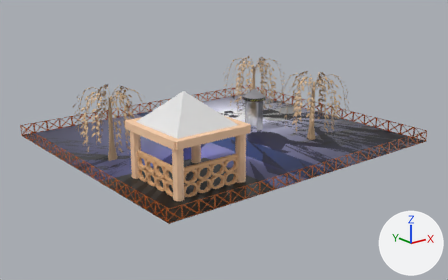
Renders of the glTF model examples/audio/game_3d_sound/data/levels/base_level.gltf from each side of a commit.
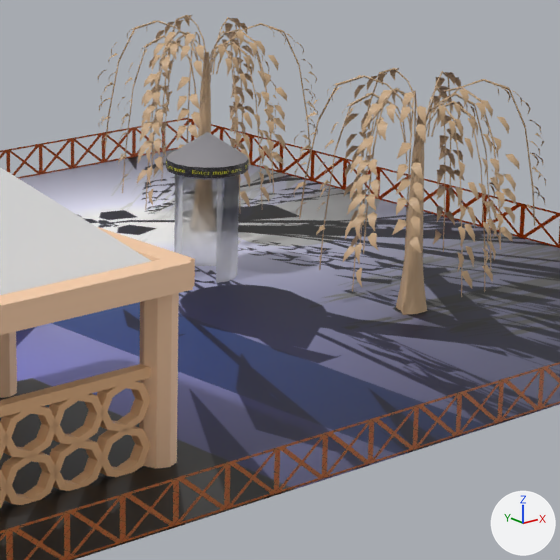
Each version is shown whole from a 50 mm lens placed at (-11.64, -15.41, 6.01), pointed at (0.29, -0.51, 0.05), then close up on the part from 44% to 79% of the width and 19% to 74% of the height. The axes (+X, +Y, +Z) are drawn at lower right. The lights are the same throughout. Where no turn or scale is listed for an object, it has been applied to the vertices.

In view in the first close-up: 'BasePlane', 'Budka.001', 'Circle', 'Circle.009', 'Cube.002', 'Cube.004', 'HouseRoof', 'HouseSlupek_1', 'Plane', 'Plane.001', 'Tree_1', 'Tree_1.001'.
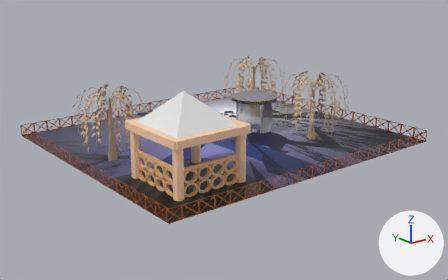
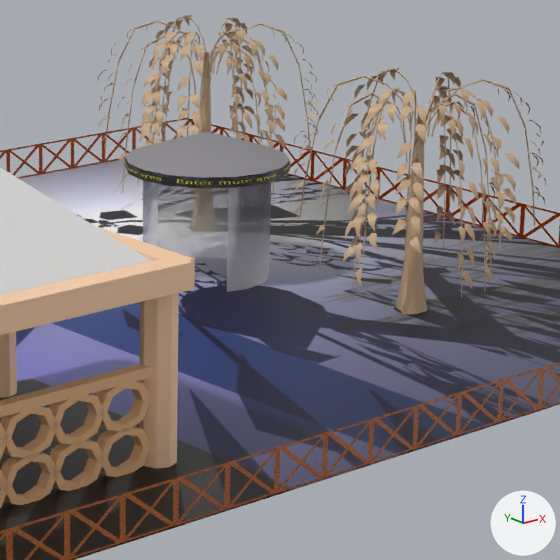
Boxes (x1, y1, x2, y2) around the edits, measured in the close-ups (560 x 560 px):
```json
{"object": "Budka.001", "change": "rescaled", "before": [166, 132, 249, 283], "after": [125, 132, 290, 292], "on screen": "98% wider"}
```

The change, as JSON lines over the scene's bpy script:
```json
{"op": "set", "path": "ob_budka_001.scale", "old": "(1.0, 1.0, 1.0)", "new": "(2.0, 2.0, 1.0)"}
```
